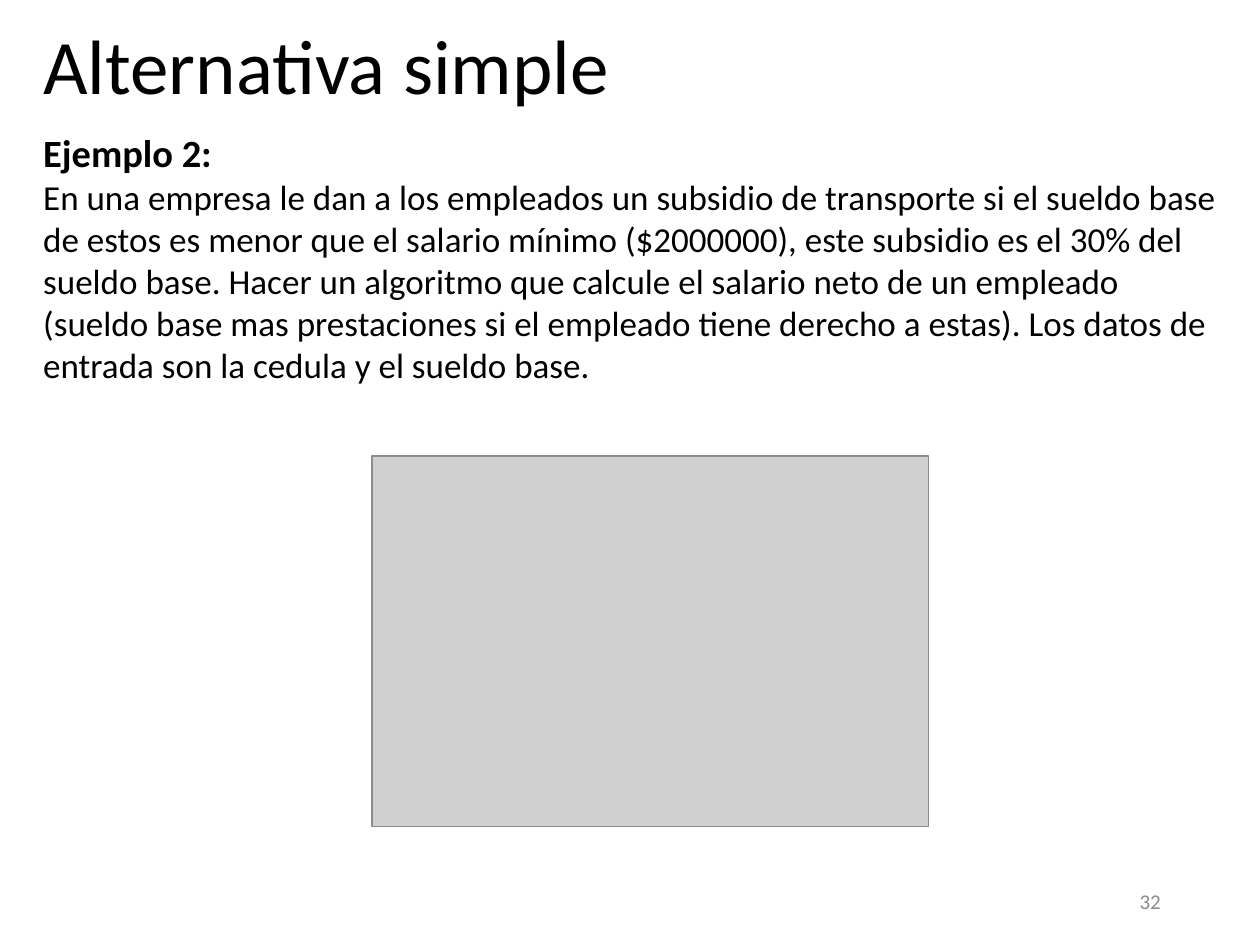
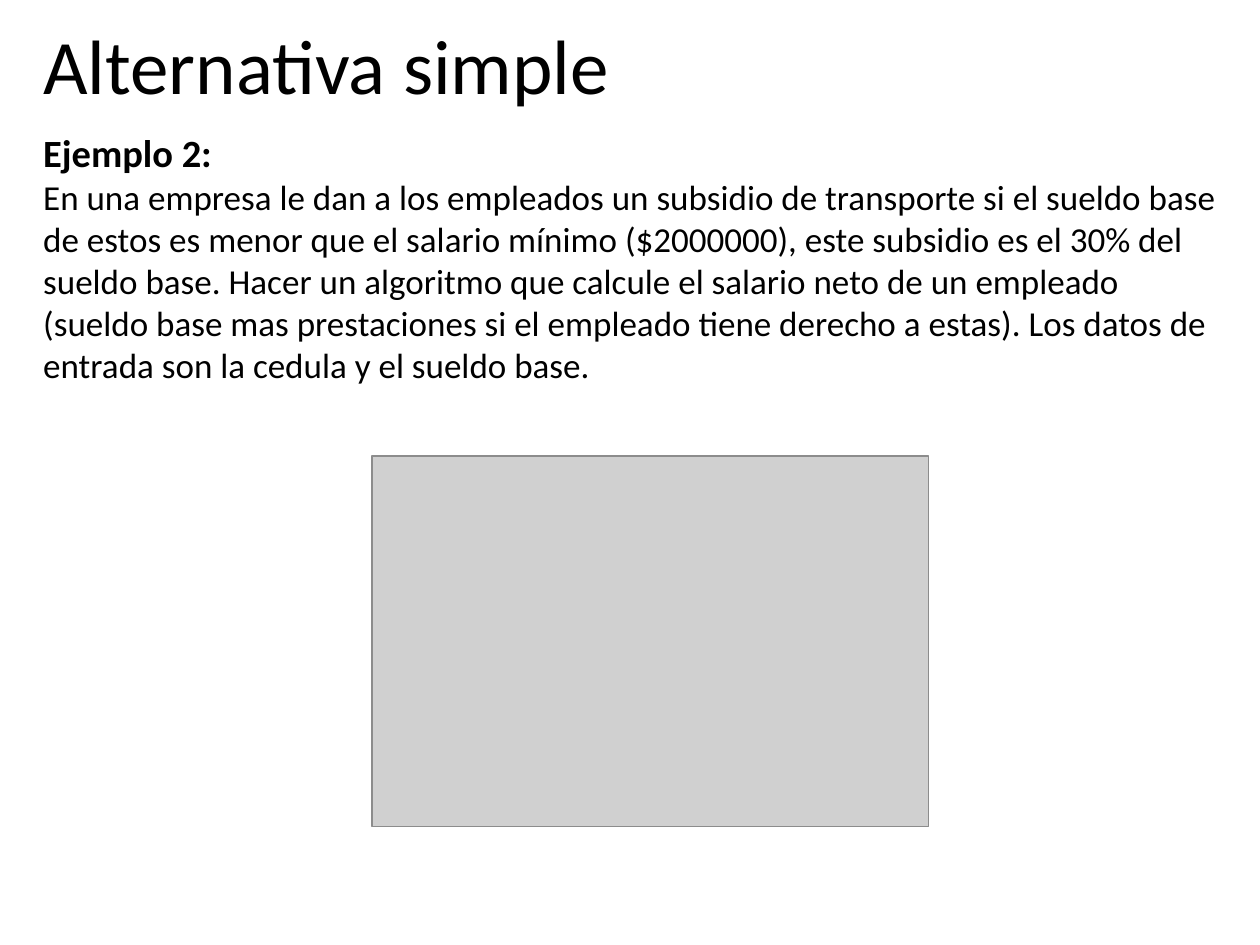
Before and after one commit to algoritmos-UdeA/logica1-20262, a slide deck: slide 32 of clases/5/teoria/clase-05.pptx. Drawn at 1260x945 pixels with LibreOffice and Linux fonts; fonts in the diff are those of the drawing; grey boxes stand for pictures. Boxes give left, top, right and bottom in pixels: in the first picture for what was removed or moved away, otherwise in the second. Text is boxed around its words. In the diff, an @@ line names an element or a change of style, - is before the commit and + after.

```diff
--- a/clases/5/teoria/clase-05.pptx
+++ b/clases/5/teoria/clase-05.pptx
@@ page number removed at (1140,895,1161,909) @@
-32
```
Also in this commit, not shown: 27 other slides changed, 2 other files.
